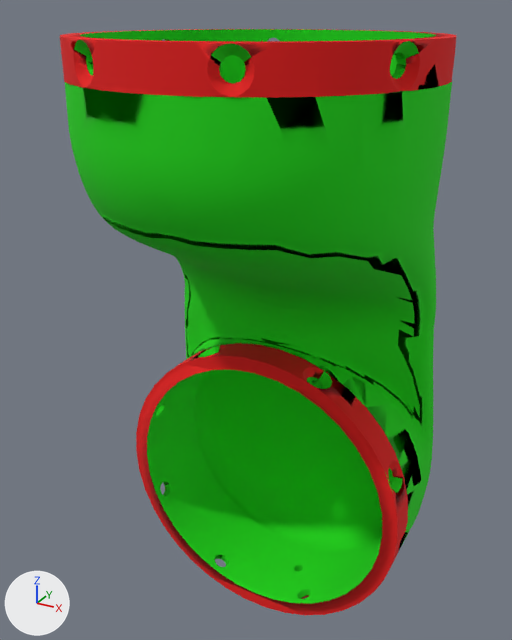
What one commit did to the COLLADA model jaco_description/meshes/jaco_link_1.dae.
Rendered twice from a 50 mm camera at (3.09, -5.66, 0.2) aimed at (-0.11, 0.16, -2.71). The axes (+X, +Y, +Z) are drawn at lower left. The lights are the same throughout.

The first picture shows 'SketchUp'.
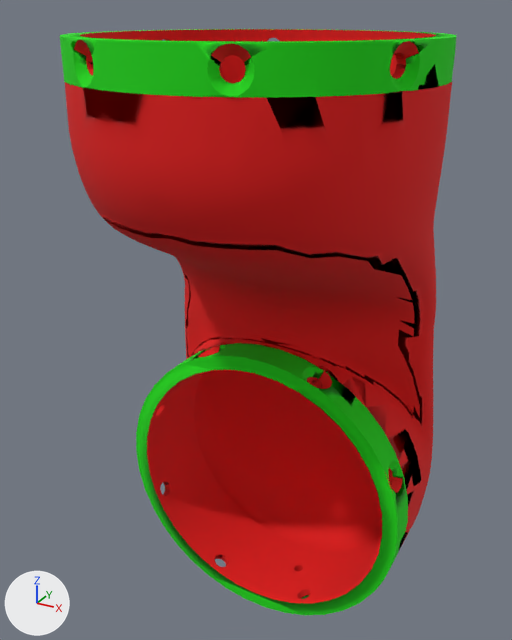
What differs and where, as boxes [x1, y1, x2, y2] in the pictures (512 x 640 px):
'SketchUp', surface changed (green to red)
    both: [60, 29, 456, 615]

Edits to the bpy script that builds the scene:
```text
Change mat_material_1:
    mat_material_1.texture: img_gray_jpeg -> img_dark_gray_jpeg
Change mat_material_2:
    mat_material_2.texture: img_dark_gray_jpeg -> img_gray_jpeg
```
